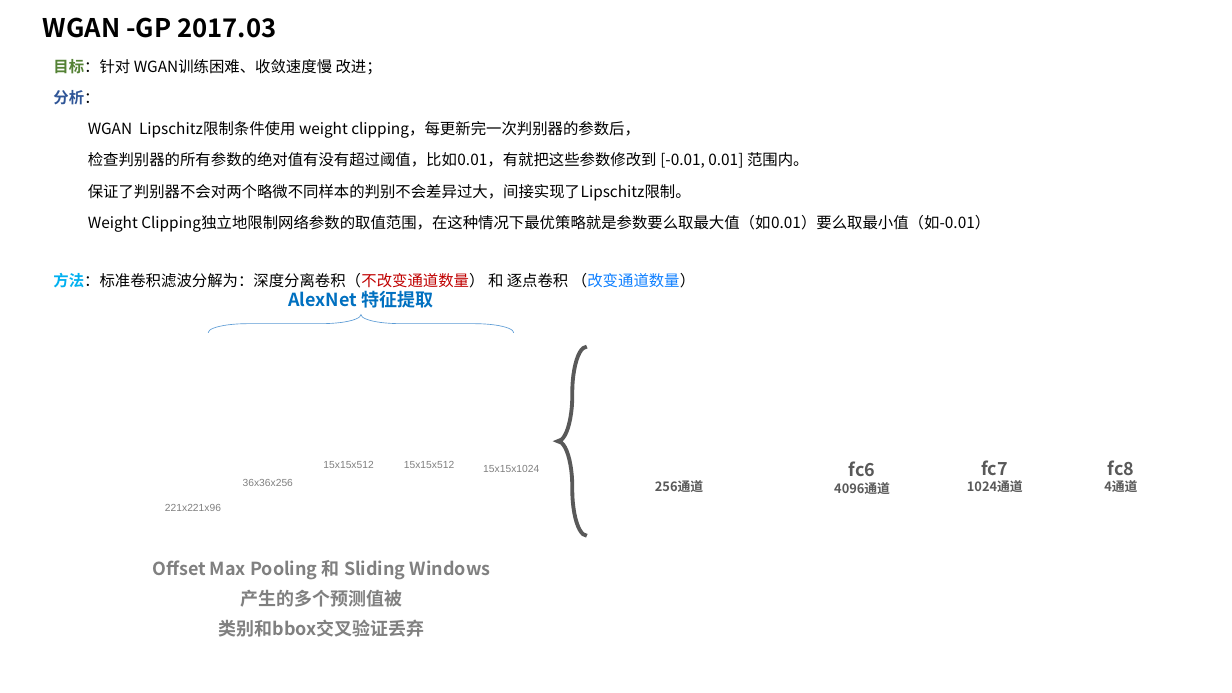
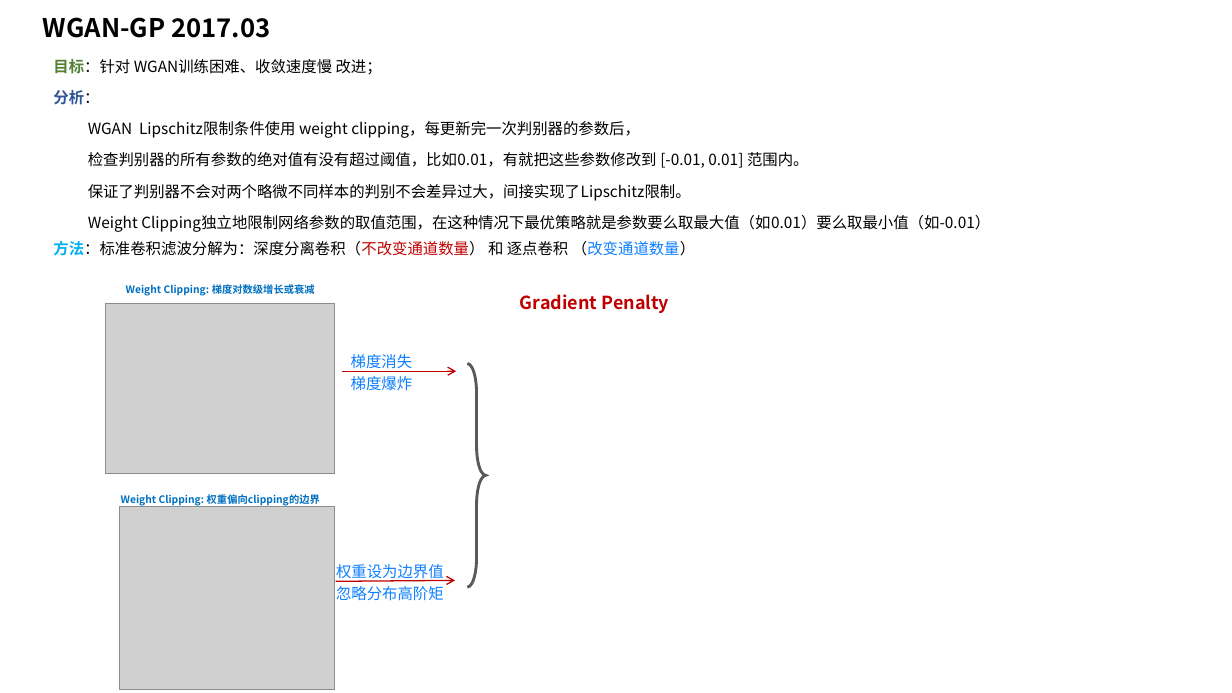
Before and after one commit to taylorguo/GAN_Understanding_Practicing, a slide deck: slide 12 of GAN_Understanding/GANunderstanding.pptx. Drawn at 1232x693 pixels with LibreOffice and Linux fonts; fonts in the diff are those of the drawing; grey boxes stand for pictures. Boxes give left, top, right and bottom in pixels: in the first picture for what was removed or moved away, otherwise in the second. Text is boxed around its words. In the diff, an @@ line names an element or a change of style, - is before the commit and + after.

```diff
--- a/GAN_Understanding/GANunderstanding.pptx
+++ b/GAN_Understanding/GANunderstanding.pptx
@@ text at box(43, 17, 270, 38): spaces changed @@
-WGAN -GP 2017.03
+WGAN-GP 2017.03
@@ text "目标：针对 WGAN训练困难、收敛速度慢 改进；" rewrapped from box(53, 59, 990, 288) to box(53, 59, 990, 256) @@
@@ text added at box(126, 282, 315, 296), 8 pt, text #0070C0, bold @@
+Weight Clipping: 梯度对数级增长或衰减
@@ text removed at box(288, 287, 433, 308) @@
-AlexNet 特征提取
@@ text added at box(520, 294, 669, 313), 14 pt, text #C00000, bold @@
+Gradient Penalty
@@ picture added at box(106, 304, 335, 474) @@
@@ right brace removed at box(208, 315, 514, 333) @@
@@ text added at box(351, 354, 413, 391), 12 pt, text #0F80FF @@
+梯度消失
+梯度爆炸
@@ arrow added from (342, 372) to (457, 372), #C00000 1 pt @@
@@ left brace at box(468, 363, 486, 587): outline #595959 3 pt to #595959 2.25 pt; rotation 0 to 180 degrees @@
@@ text removed at box(243, 479, 293, 486) @@
-36x36x256
@@ text removed at box(323, 461, 373, 468) @@
-15x15x512
@@ text removed at box(404, 461, 454, 468) @@
-15x15x512
@@ text removed at box(483, 465, 539, 472) @@
-15x15x1024
@@ text removed at box(834, 461, 890, 494) @@
-fc6
-4096通道
@@ text removed at box(967, 460, 1023, 492) @@
-fc7
-1024通道
@@ text removed at box(1104, 460, 1137, 492) @@
-fc8
-4通道
@@ picture added at box(119, 506, 335, 689) @@
@@ text added at box(121, 494, 320, 506), 8 pt, text #0070C0, bold @@
+Weight Clipping: 权重偏向clipping的边界
@@ text removed at box(165, 504, 221, 511) @@
-221x221x96
@@ text removed at box(655, 480, 703, 492) @@
-256通道
@@ text removed at box(152, 560, 491, 637) @@
-Offset Max Pooling 和 Sliding Windows
-产生的多个预测值被
-类别和bbox交叉验证丢弃
@@ text added at box(336, 564, 444, 601), 12 pt, text #0F80FF @@
+权重设为边界值
+忽略分布高阶矩
@@ arrow added from (335, 581) to (455, 580), #C00000 1 pt @@
```
Also in this commit, not shown: 2 other slides changed.
